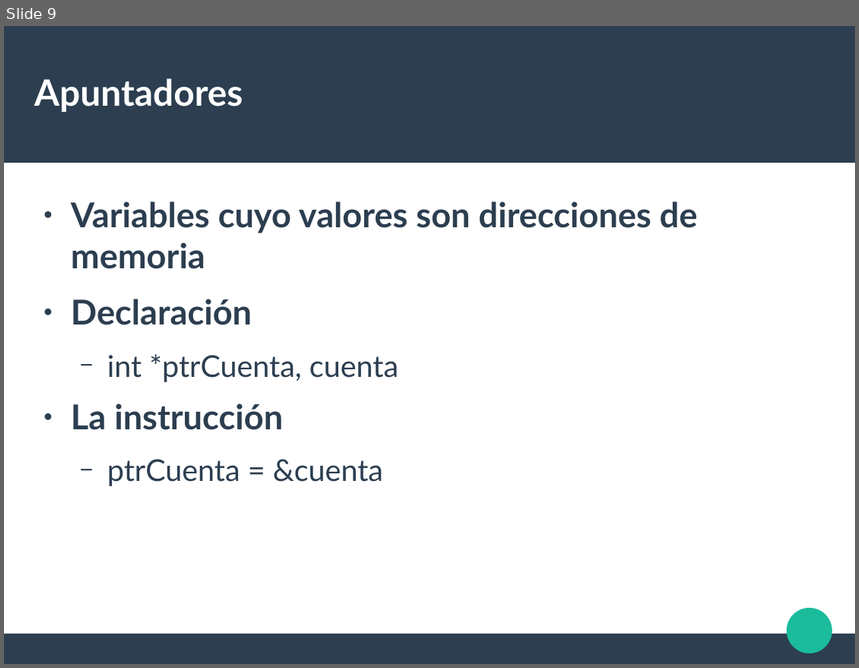
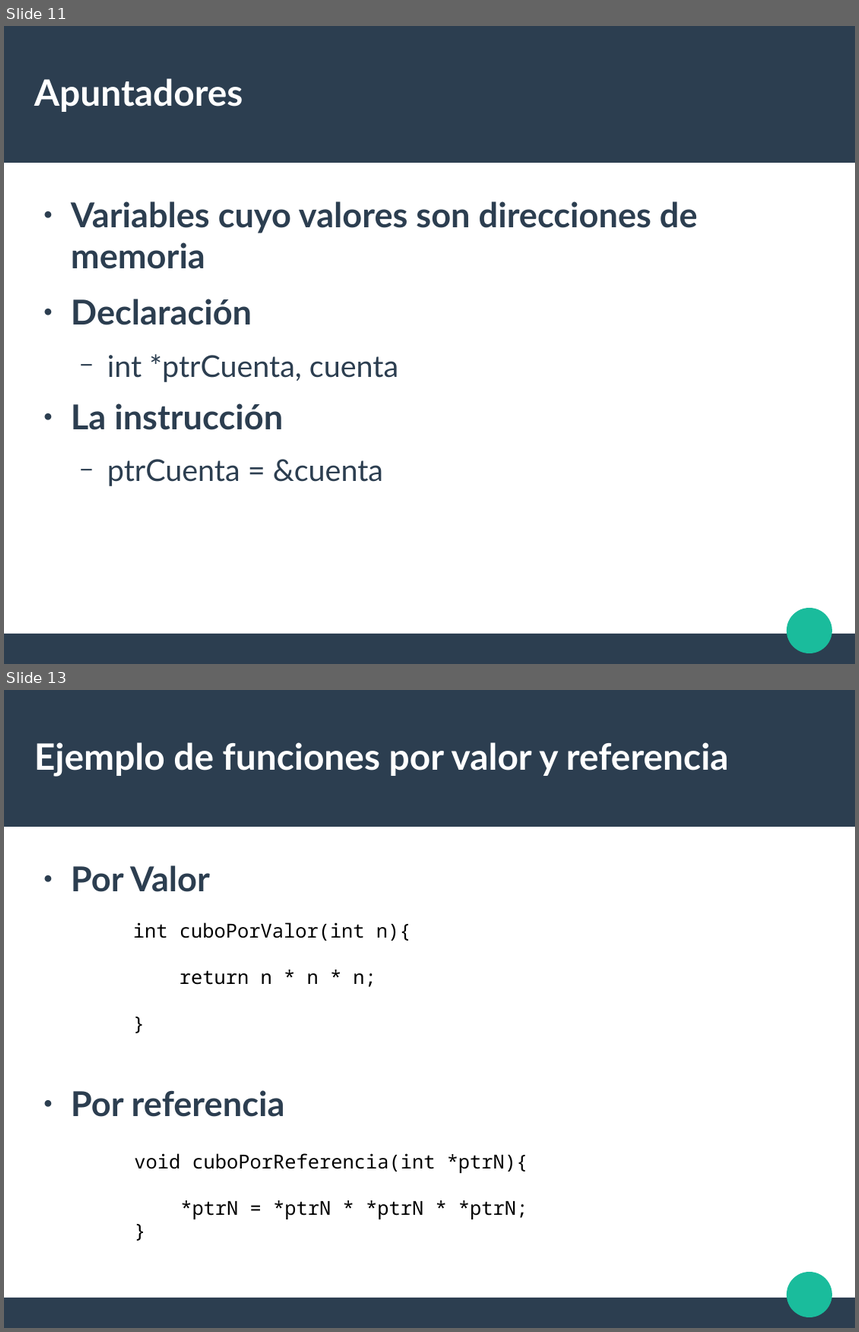
Before and after one commit to liowiki/EDA1-20192, a slide deck: Tema1.odp. Shown one above the other, each under a label of ours: slide 9 before the commit, slides 11 and 13 after it; the slides between them are not shown. The pictures are 859x668 and 859x1332 pixels, drawn with LibreOffice and Linux fonts; fonts in the diff are those of the drawing. Boxes give left, top, right and bottom in pixels: in the first picture for what was removed or moved away, otherwise in the second. Text is boxed around its words. In the diff, an @@ line names an element or a change of style, - is before the commit and + after.

```diff
--- a/Tema1.odp
+++ b/Tema1.odp
@@ slide 13 added at box(4, 690, 855, 1328), background #FFFFFF; not listed: 3 template elements that a slide beside it also shows @@
@@ title added at box(34, 742, 729, 777), 33.9 pt, text #FFFFFF, bold @@
+Ejemplo de funciones por valor y referencia
@@ text added at box(71, 866, 285, 1117), 32 pt, text #2C3E50, bold @@
+● Por Valor
+● Por referencia
@@ text added at box(133, 923, 411, 987), 18 pt, text #000000 @@
+int cuboPorValor(int n){
+return n * n * n;
+}
@@ text added at box(134, 1154, 528, 1220), 18 pt, text #000000 @@
+void cuboPorReferencia(int *ptrN){
+*ptrN = *ptrN * *ptrN * *ptrN;
+}
@@ what was slide 9 is now slide 11 @@
```
Also in this commit, not shown: 1 slide changed, 31 other slides added, 4 other files.
